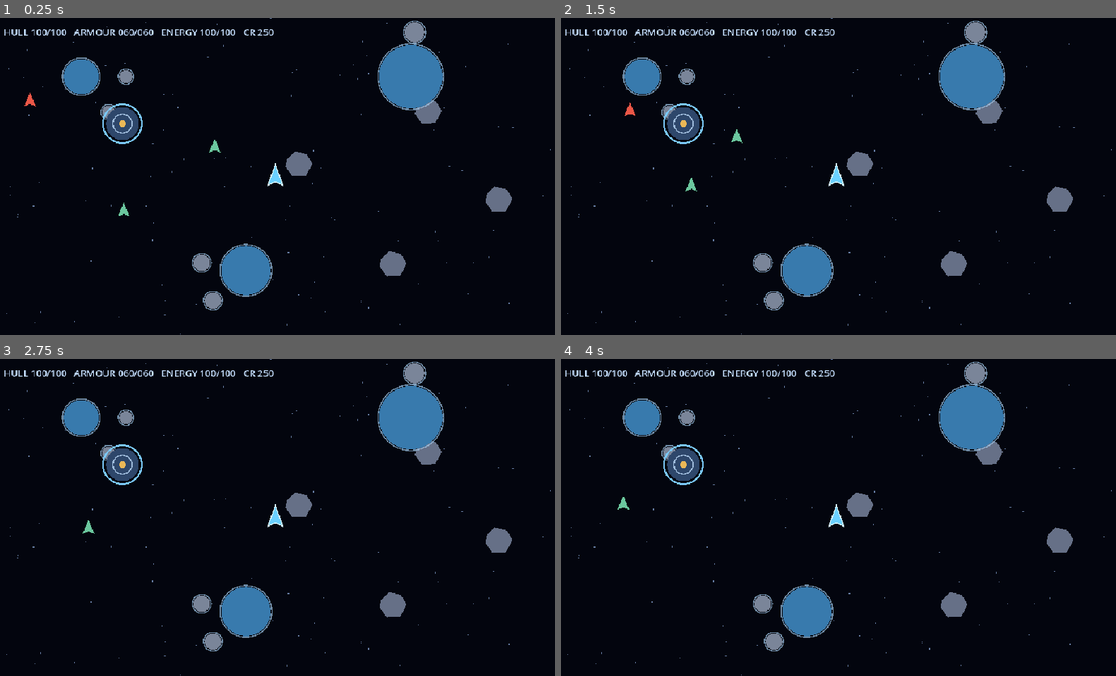
Above: before the commit, frames 1-4 (two rows, left to right).
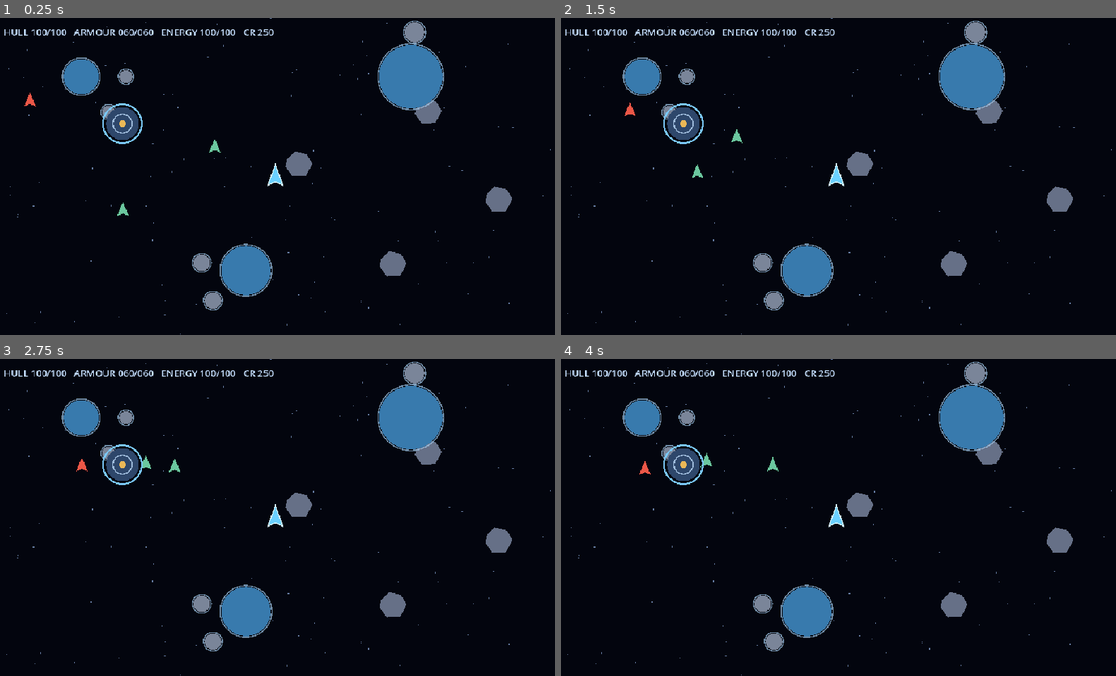
Above: after the commit, the same moments.

Repository: DARTVADER1-DROID/Star-Forge
Game: Godot game, scene res://scenes/main.tscn
The game is run twice, just before and just after one commit, with the same random seed, the same clock (stepped at 60 frames per second) and the same inputs.
Inputs (mouse positions are in pixels of both pictures, inside the frame that each line leads up to):
- Up to frame 1 (0.25 s): no input
- Up to frame 2 (1.5 s): move the mouse to (960, 160) at 0.52 s; click (960, 160) at 0.67 s; drag from (721, 192) to (627, 109) at 1.27 s
- Up to frame 3 (2.75 s): move the mouse to (333, 447) at 2.02 s; click (333, 447) at 2.17 s
- Up to frame 4 (4 s): drag from (810, 580) to (666, 469) at 2.77 s; move the mouse to (1005, 565) at 3.52 s; click (1005, 565) at 3.67 s

The runs differ from the first frame. In frame 1, less than 0.1% of the frame differs, in the area x 21-24%, y 58-63%; in frame 2, less than 0.1%; in frame 3, 0.2%; in frame 4, 0.2%, in the area x 10-40%, y 29-48%.

Commit message:
Add NPC collision shape for ship and projectile physics

Diff:
--- a/scenes/npc_ship.tscn
+++ b/scenes/npc_ship.tscn
@@ -1,4 +1,12 @@
-[gd_scene load_steps=2 format=3]
+[gd_scene load_steps=3 format=3]
+
 [ext_resource type="Script" path="res://scripts/npc/npc_ship.gd" id="1"]
+
+[sub_resource type="CircleShape2D" id="CircleShape2D_npc"]
+radius = 12.0
+
 [node name="NPCShip" type="CharacterBody2D"]
 script = ExtResource("1")
+
+[node name="CollisionShape2D" type="CollisionShape2D" parent="."]
+shape = SubResource("CircleShape2D_npc")
